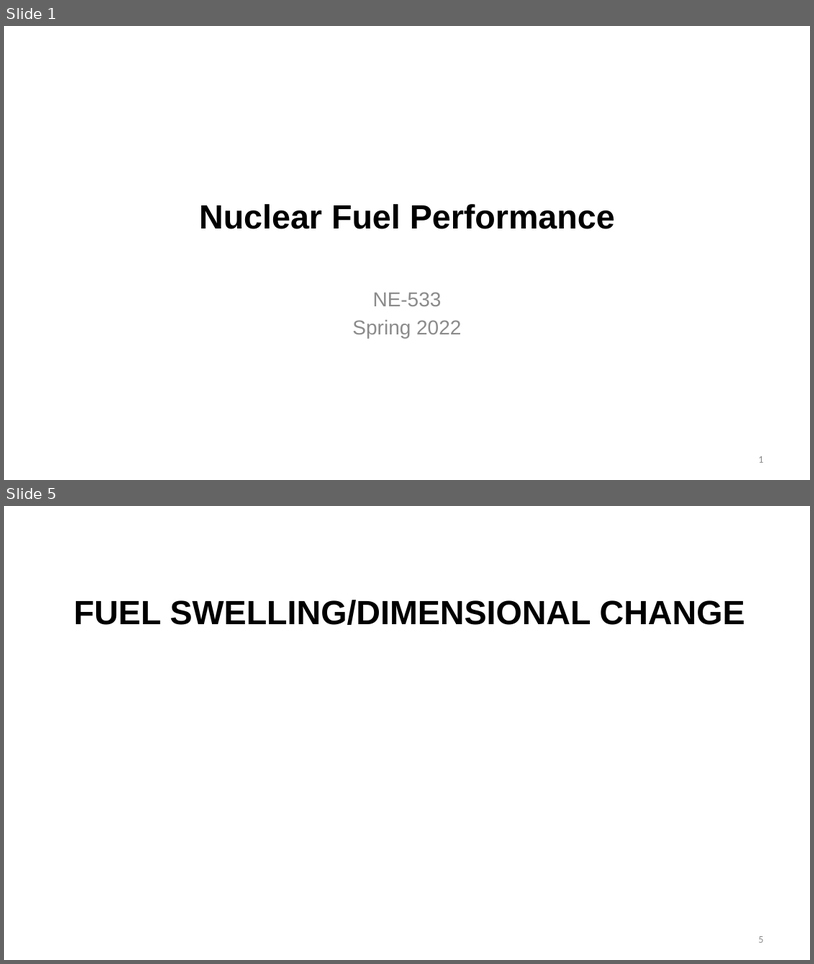
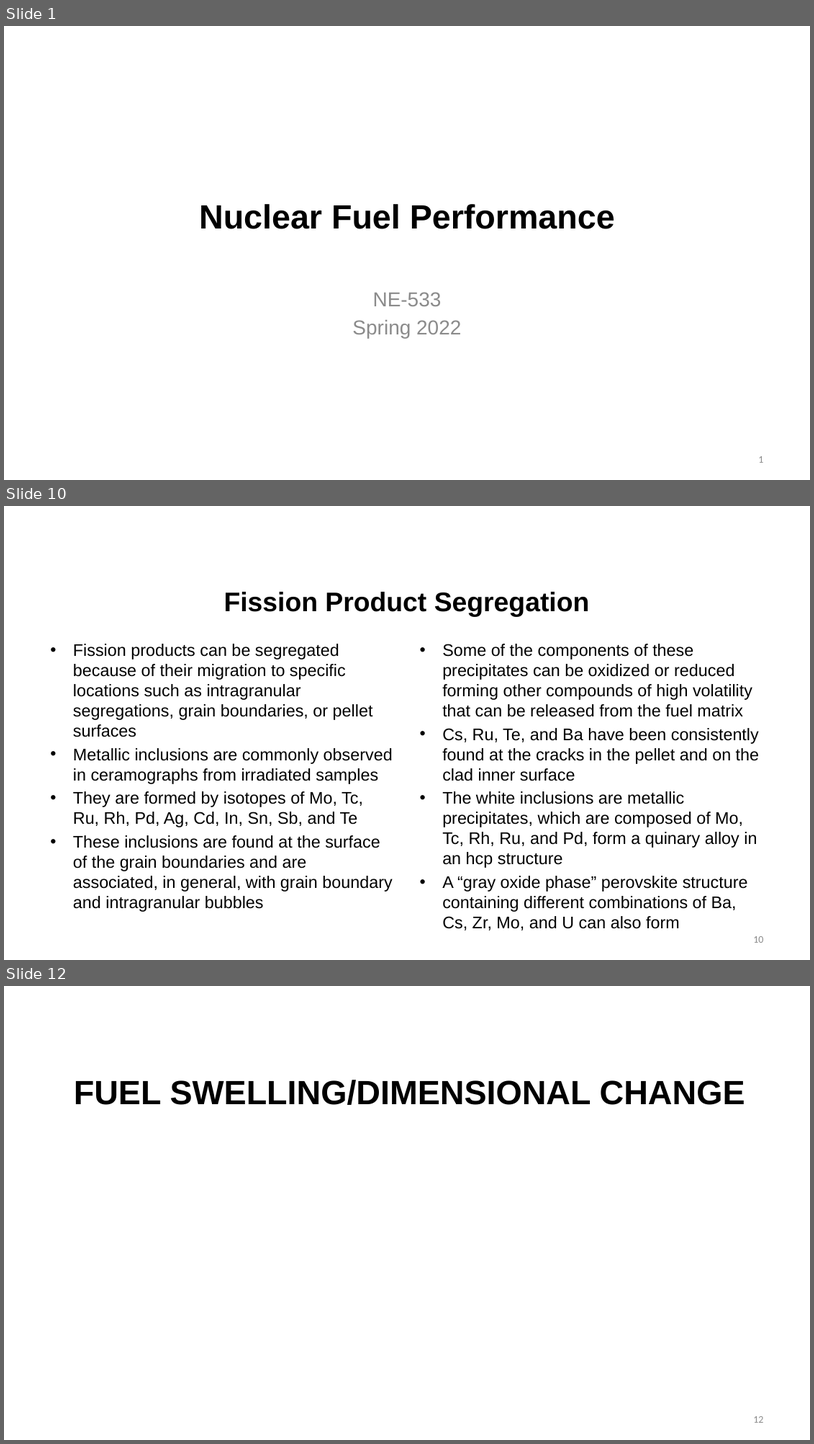
Before and after one commit to benbeeler/TEACHING, a slide deck: Nuclear_Fuel_Performance/NE533_Spring2022/section3/Lec14_swelling.pptx. Shown one above the other, each under a label of ours: slides 1 and 5 before the commit, slides 1, 10 and 12 after it; the slides between them are not shown. The pictures are 814x964 and 814x1444 pixels, drawn with LibreOffice and Linux fonts; fonts in the diff are those of the drawing; background and template pictures are left out. Boxes give left, top, right and bottom in pixels: in the first picture for what was removed or moved away, otherwise in the second. Text is boxed around its words. In the diff, an @@ line names an element or a change of style, - is before the commit and + after.

```diff
--- a/Nuclear_Fuel_Performance/NE533_Spring2022/section3/Lec14_swelling.pptx
+++ b/Nuclear_Fuel_Performance/NE533_Spring2022/section3/Lec14_swelling.pptx
@@ slide 10 added at (4,506,810,960), background #FFFFFF @@
@@ title added at (224,592,590,617), 32 pt, text #000000, bold @@
+Fission Product Segregation
@@ text added at (73,644,393,911), 20 pt, text #000000 @@
+• Fission products can be segregated because of their migration to specific locations such as intragranular segregations, grain boundaries, or pellet surfaces
+• Metallic inclusions are commonly observed in ceramographs from irradiated samples
+• They are formed by isotopes of Mo, Tc, Ru, Rh, Pd, Ag, Cd, In, Sn, Sb, and Te
+• These inclusions are found at the surface of the grain boundaries and are associated, in general, with grain boundary and intragranular bubbles
@@ text added at (442,644,759,911), 20 pt, text #000000 @@
+• Some of the components of these precipitates can be oxidized or reduced forming other compounds of high volatility that can be released from the fuel matrix
+• Cs, Ru, Te, and Ba have been consistently found at the cracks in the pellet and on the clad inner surface
+• The white inclusions are metallic precipitates, which are composed of Mo, Tc, Rh, Ru, and Pd, form a quinary alloy in an hcp structure
+• A “gray oxide phase” perovskite structure containing different combinations of Ba, Cs, Zr, Mo, and U can also form
@@ page number added at (754,936,764,942), 12 pt, text #8C8C8C @@
+10
@@ what was slide 5 is now slide 12 @@
@@ page number at (754,1416,764,1422): text changed @@
-5
+12
```
Also in this commit, not shown: 3 slides changed, 6 other slides added, 25 other files.
